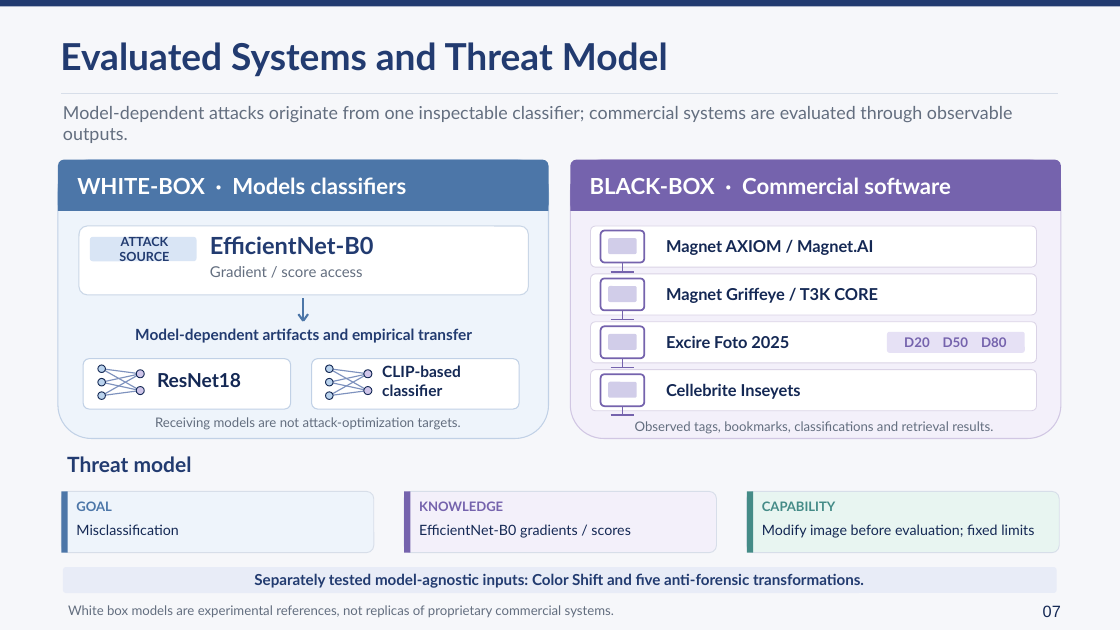
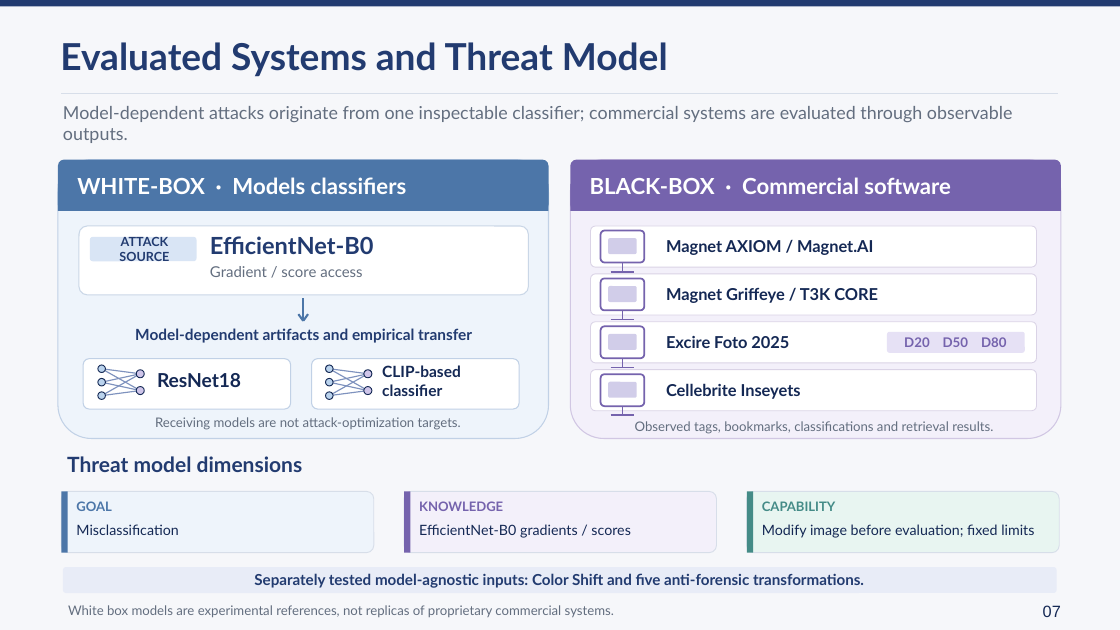
Before and after one commit to lmolinario/Molinario_Thesis_Defense_2026, a slide deck: slide 7 of Molinario_Thesis_Defense_2026.pptx. Drawn at 1120x630 pixels with LibreOffice and Linux fonts; fonts in the diff are those of the drawing. Boxes give left, top, right and bottom in pixels: in the first picture for what was removed or moved away, otherwise in the second. Text is boxed around its words. In the diff, an @@ line names an element or a change of style, - is before the commit and + after.

```diff
--- a/Molinario_Thesis_Defense_2026.pptx
+++ b/Molinario_Thesis_Defense_2026.pptx
@@ text at (67, 456, 303, 472): text changed @@
-Threat model
+Threat model dimensions
```
Also in this commit, not shown: 3 other slides changed, 1 other file.
